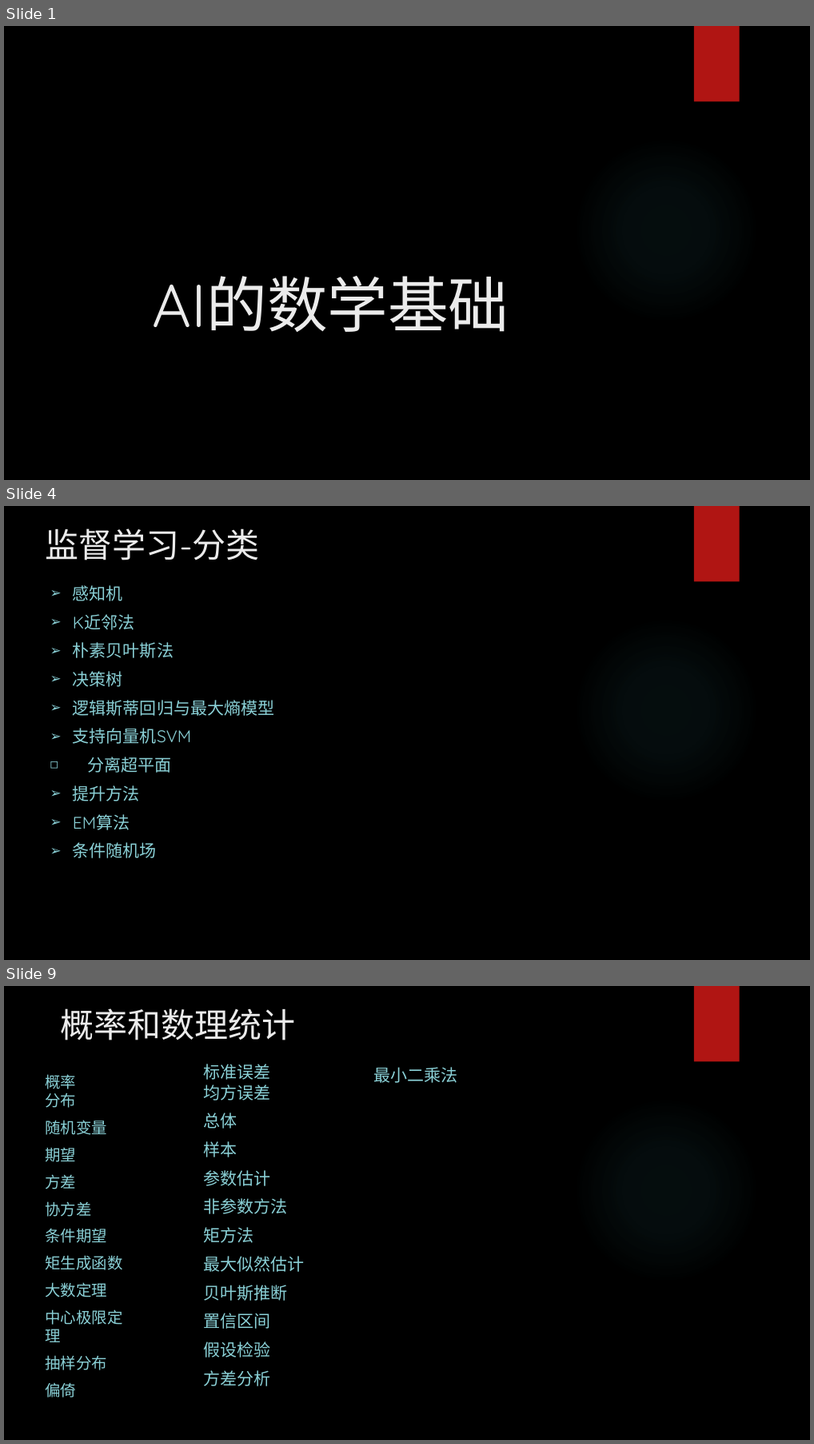
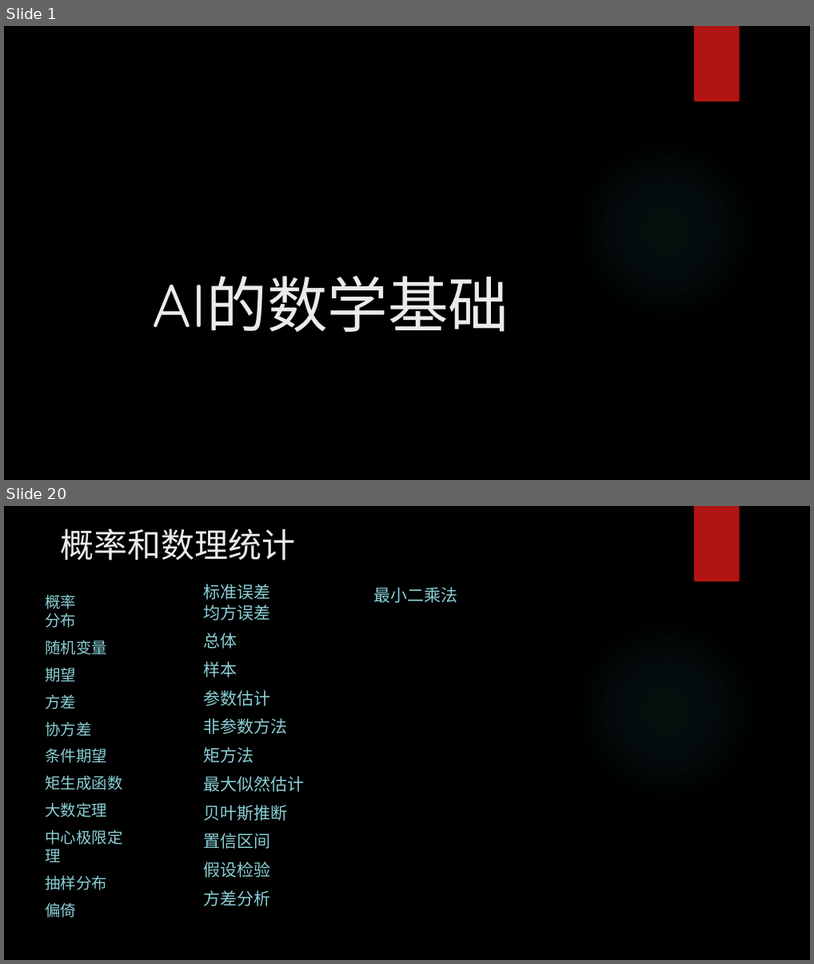
Before and after one commit to yejinlei/about-ml, a slide deck: AI的数学基础.pptx. Shown one above the other, each under a label of ours: slides 1, 4 and 9 before the commit, slides 1 and 20 after it; the slides between them are not shown. The pictures are 814x1444 and 814x964 pixels, drawn with LibreOffice and Linux fonts; fonts in the diff are those of the drawing; background and template pictures are left out. Boxes give left, top, right and bottom in pixels: in the first picture for what was removed or moved away, otherwise in the second. Text is boxed around its words. In the diff, an @@ line names an element or a change of style, - is before the commit and + after.

Commit message:
深度学习

```diff
--- a/AI的数学基础.pptx
+++ b/AI的数学基础.pptx
@@ slide 4 removed at [4,506,810,960], background picture (left out); not listed: 2 template elements that a slide beside it also shows @@
@@ title removed at [45,528,259,560] @@
-监督学习-分类
@@ subtitle removed at [73,585,274,858] @@
-➢ 感知机
-➢ K近邻法
-➢ 朴素贝叶斯法
-➢ 决策树
-➢ 逻辑斯蒂回归与最大熵模型
-➢ 支持向量机SVM
-◻ 分离超平面
-➢ 提升方法
-➢ EM算法
-➢ 条件随机场
@@ what was slide 9 is now slide 20 @@
```
Also in this commit, not shown: 4 slides changed, 18 slides added, 8 other slides removed, 18 other files.
